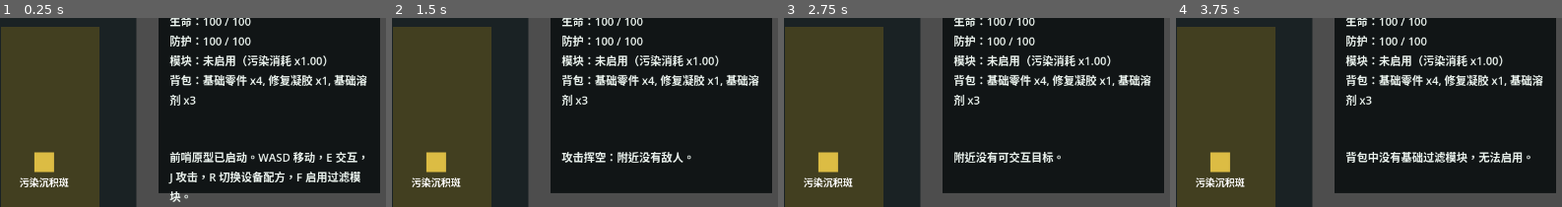
Above: before the commit, frames 1-4 (left to right).
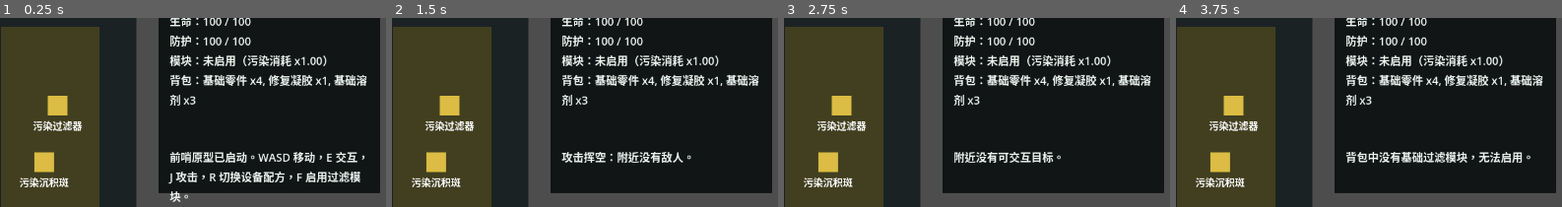
Above: after the commit, the same moments.

Repository: laugh0608/RadishCatalyst
Game: Godot game, scene res://scenes/boot/Boot.tscn
Two runs of this game, one before a commit and one after it. Both use one fixed random seed, a clock stepped at 60 frames per second and the inputs below.
Inputs:
- Up to frame 1 (0.25 s): no input
- Up to frame 2 (1.5 s): tap Enter at 0.5 s; hold D (move_right) 0.53-1.28 s; tap E (interact) at 0.6 s; hold S (move_down) from 1.28 s (still down); tap J (attack) at 1.35 s
- Up to frame 3 (2.75 s): tap E (interact) at 1.55, 2.3 s; release S (move_down) at 2.03 s; hold D (move_right) from 2.03 s (still down); tap R (cycle_recipe) at 2.1 s
- Up to frame 4 (3.75 s): release D (move_right) at 2.78 s; hold W (move_up) 2.78-3.53 s; tap E (interact) at 2.85 s; hold A (move_left) from 3.53 s (still down); tap F (toggle_module) at 3.6 s
The pictures show only the part of the screen within x 50-100%, y 21-71%; the shares and areas given below are measured in that part.

The runs differ from the first frame. In frame 1, 1.0% of the frame differs, in the area x 8-22%, y 41-60%; in frame 2, 1.0%; in frame 3, 1.0%; in frame 4, 1.0%.

Commit message:
feat: 接入污染边界处理点

Diff:
--- a/client/scenes/maps/VerticalSliceMap.tscn
+++ b/client/scenes/maps/VerticalSliceMap.tscn
@@ -73,6 +73,13 @@
 definition_id = "map_object.pollution_residue_patch"
 interaction_type = "gather"
 
+[node name="PollutionFilter" parent="Interactables" instance=ExtResource("3_interactable")]
+position = Vector2(292, -72)
+definition_id = "building.pollution_filter"
+interaction_type = "process_recipe"
+recipe_id = "recipe.cleanse_residue"
+single_use = false
+
 [node name="Enemies" type="Node2D" parent="."]
 
 [node name="NativeSkitter" parent="Enemies" instance=ExtResource("4_enemy")]
--- a/client/scripts/game/game_root.gd
+++ b/client/scripts/game/game_root.gd
@@ -66,11 +66,7 @@
 
 func _on_interaction_available(interactable: PrototypeInteractable) -> void:
 	if interactable.interaction_type == "process_recipe":
-		hud.show_prompt("按 E 加工：%s；按 R 切换配方（%d/%d）" % [
-			_get_display_name(interactable.get_current_recipe_id()),
-			interactable.get_recipe_position(),
-			interactable.get_recipe_count()
-		])
+		hud.show_prompt(_format_processing_prompt(interactable))
 		return
 
 	hud.show_prompt("按 E 交互：%s" % _get_display_name(interactable.definition_id))
@@ -93,3 +89,14 @@
 		return definition_id
 
 	return data_registry.get_text(String(definition.get("display_name_key", definition_id)))
+
+
+func _format_processing_prompt(interactable: PrototypeInteractable) -> String:
+	if interactable.get_recipe_count() <= 1:
+		return "按 E 加工：%s" % _get_display_name(interactable.get_current_recipe_id())
+
+	return "按 E 加工：%s；按 R 切换配方（%d/%d）" % [
+		_get_display_name(interactable.get_current_recipe_id()),
+		interactable.get_recipe_position(),
+		interactable.get_recipe_count()
+	]
Not shown, changed: docs/devlogs/2026-W18.md
Not shown, changed: docs/planning/current.md
Not shown, changed: docs/planning/vertical-slice.md
